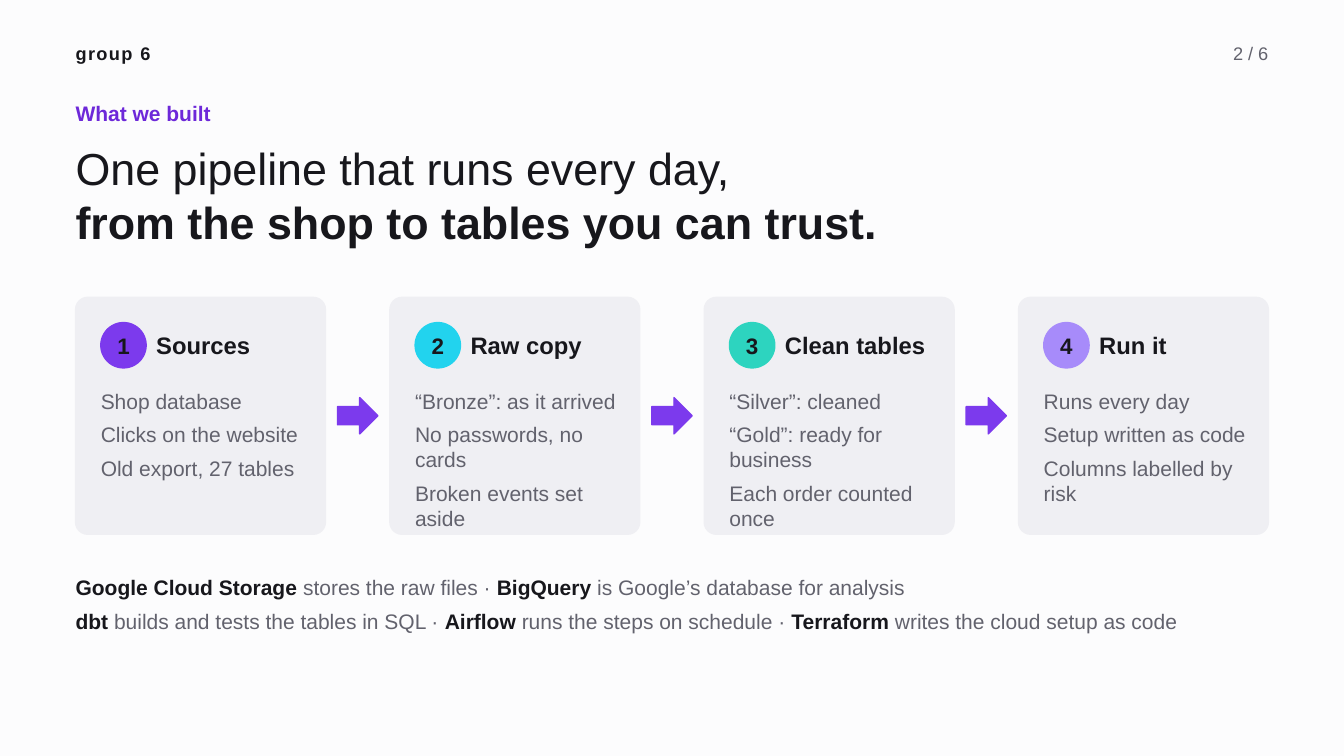
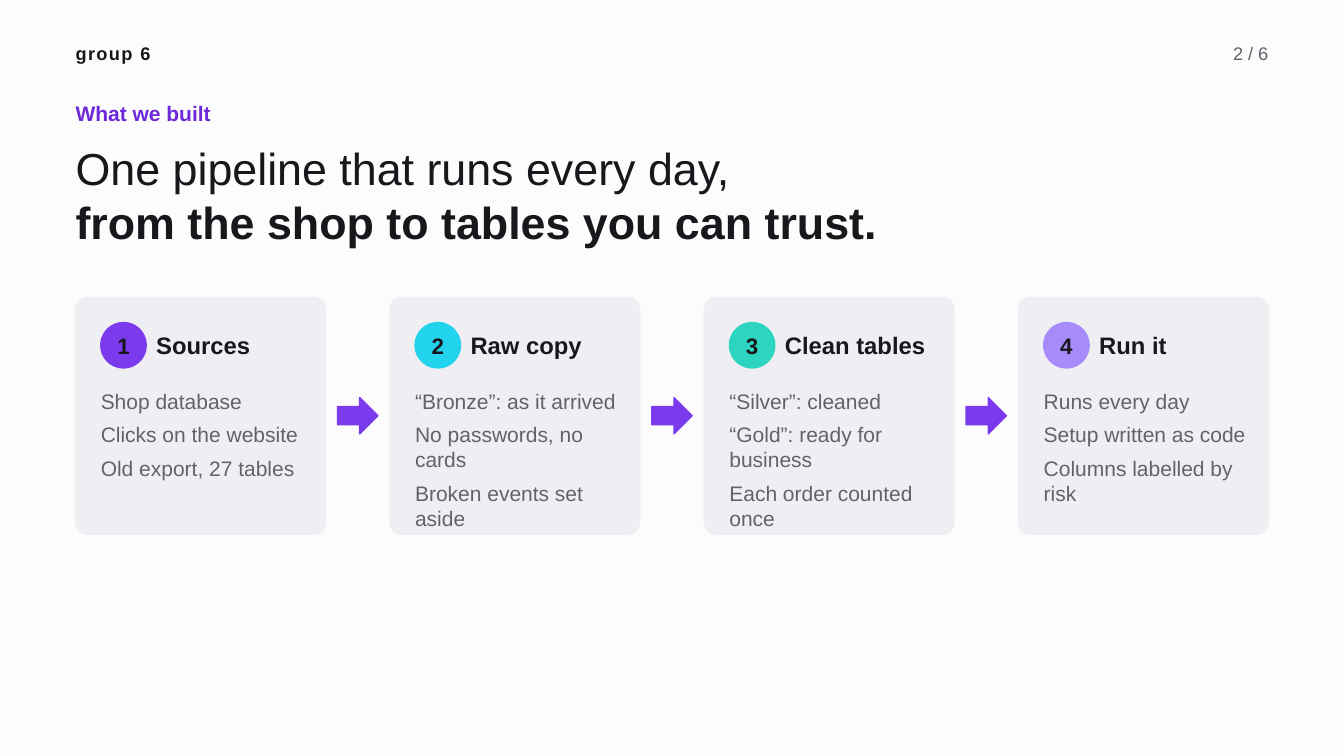
Before and after one commit to antotototototo18/albert-marketplace-data-platform, a slide deck: slide 2 of docs/presentation/group6-pitch.pptx. Drawn at 1344x756 pixels with LibreOffice and Linux fonts; fonts in the diff are those of the drawing. Boxes give left, top, right and bottom in pixels: in the first picture for what was removed or moved away, otherwise in the second. Text is boxed around its words. In the diff, an @@ line names an element or a change of style, - is before the commit and + after.

Commit message:
Deck : retrait des définitions en bas des slides du pitch
Les slides 2 à 6 n'ont plus de ligne de définitions en bas. Les termes restent
dans le glossaire (première slide de secours) et dans le script.

```diff
--- a/docs/presentation/group6-pitch.pptx
+++ b/docs/presentation/group6-pitch.pptx
@@ text removed at (x1=76, y1=579, x2=1177, y2=633) @@
-Google Cloud Storage stores the raw files · BigQuery is Google’s database for analysis
-dbt builds and tests the tables in SQL · Airflow runs the steps on schedule · Terraform writes the cloud setup as code
```
Also in this commit, not shown: 4 other slides changed, 1 other file.
